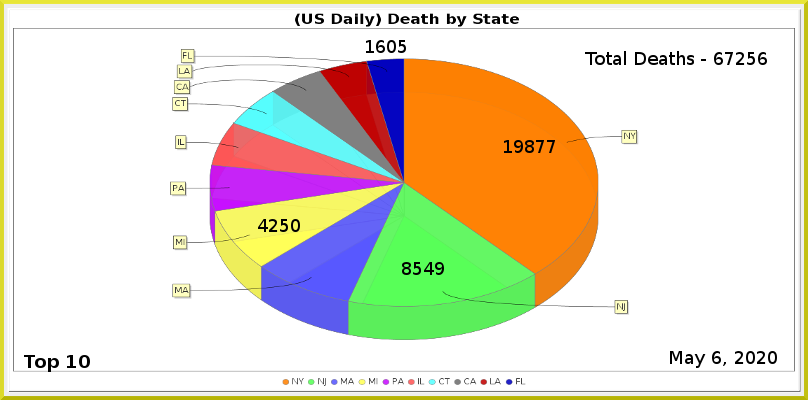
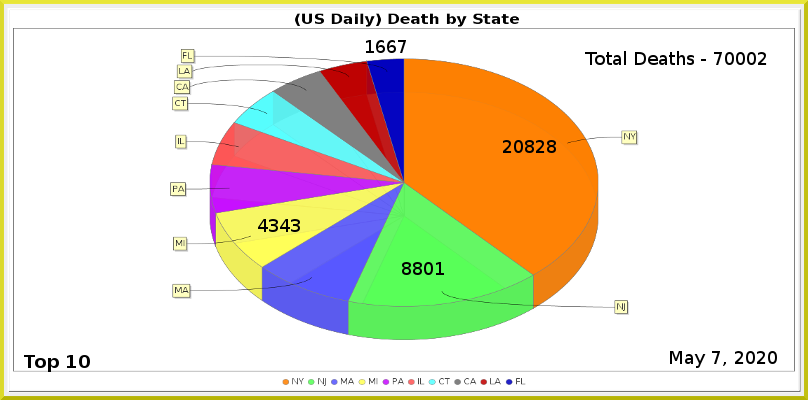
Revision of a layered 808 x 400 image; what changed, layer by layer:
painted on "Least" over 387, 40, 406, 53
painted on "MI" over 269, 219, 300, 232
painted on "NJ" over 413, 262, 444, 275
painted on "NY" over 503, 140, 556, 153
renamed "Total Deaths - 67256" to "Total Deaths - 70002", painted on it over 714, 52, 767, 65
painted on "Current Date" over 712, 351, 721, 364
painted on "Death_by_State.png" over 170, 49, 639, 340
